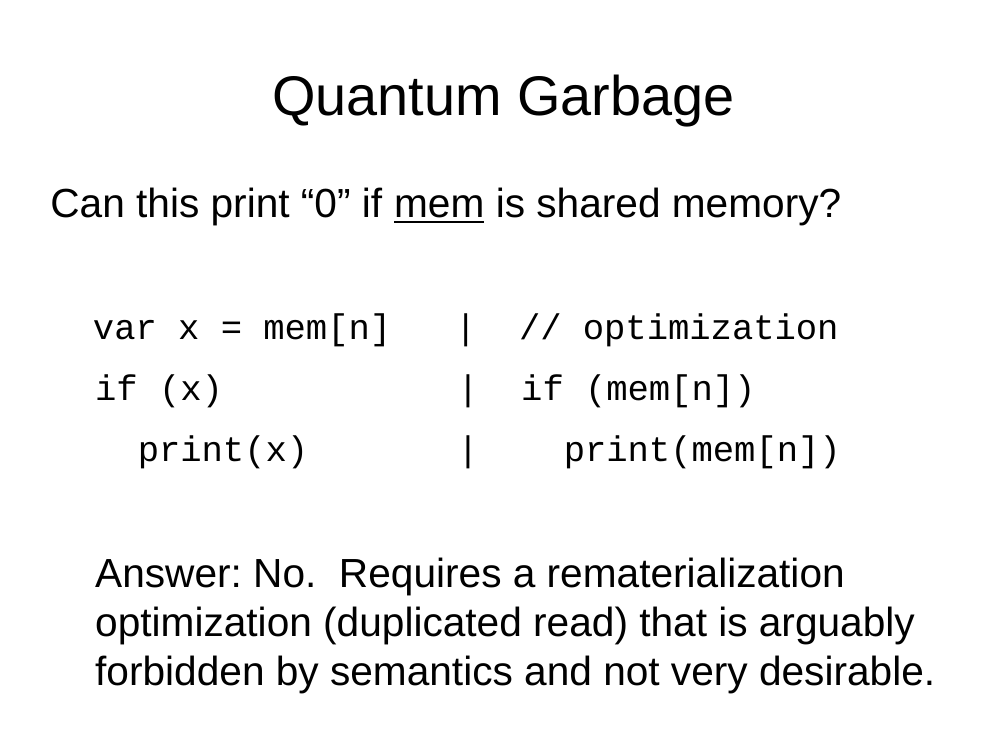
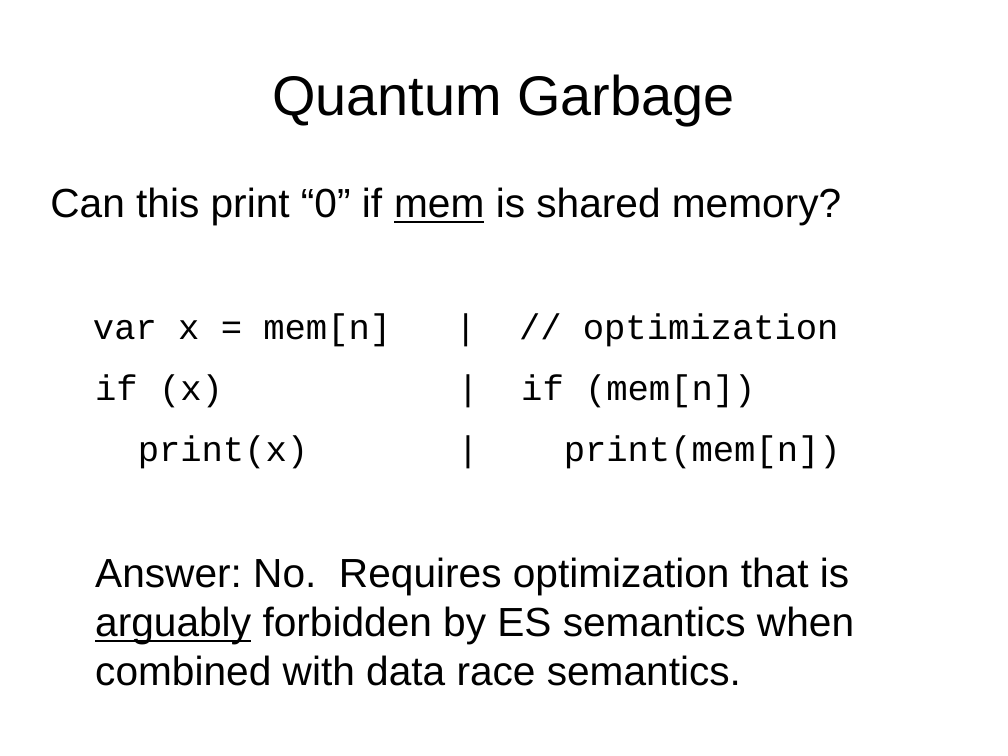
Before and after one commit to tc39/proposal-ecmascript-sharedmem, a slide deck: slide 13 of tc39/sharedmem-mar-2016.odp (slide 12 before the commit). Drawn at 1008x756 pixels with LibreOffice and Linux fonts; fonts in the diff are those of the drawing. Boxes give left, top, right and bottom in pixels: in the first picture for what was removed or moved away, otherwise in the second. Text is boxed around its words. In the diff, an @@ line names an element or a change of style, - is before the commit and + after.

```diff
--- a/tc39/sharedmem-mar-2016.odp
+++ b/tc39/sharedmem-mar-2016.odp
@@ text at <box>95,557,854,686</box>: text changed @@
-Answer: No. Requires a rematerialization optimization (duplicated read) that is arguably forbidden by semantics and not very desirable.
+Answer: No. Requires optimization that is arguably forbidden by ES semantics when combined with data race semantics.
```
Also in this commit, not shown: 10 other slides changed, 4 slides added, 1 other file.
